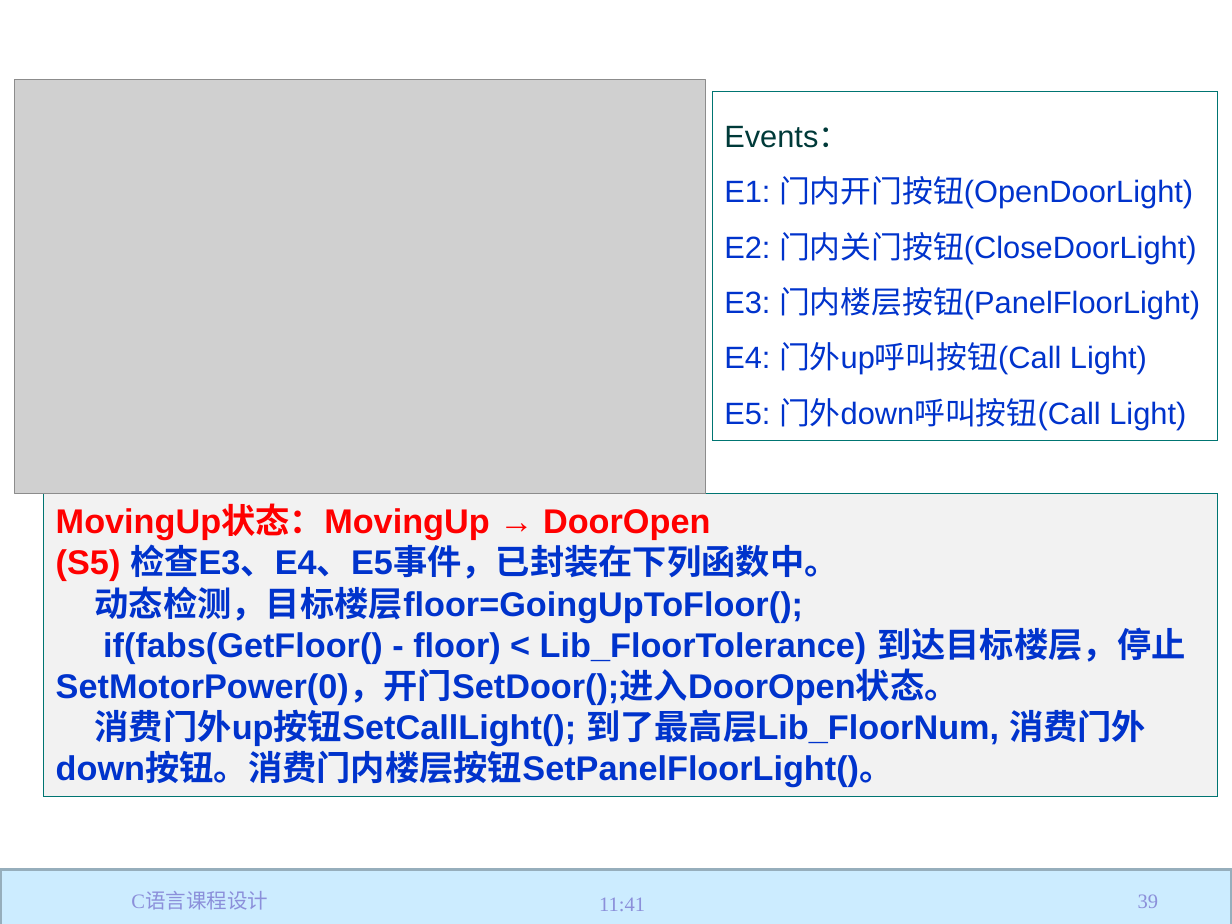
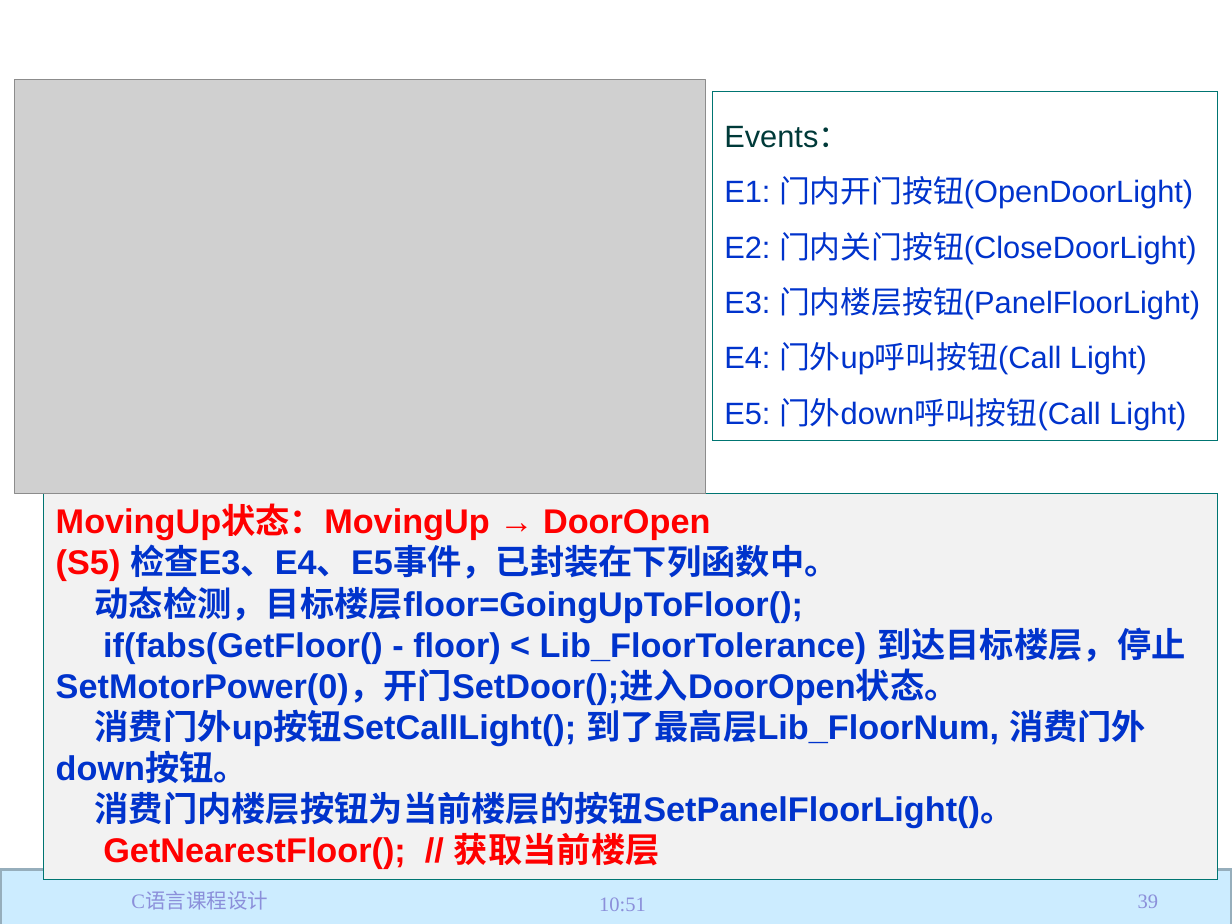
Before and after one commit to jtrfid/C-Repositories, a slide deck: slide 39 of 2017/C语言课程设计/C语言课程设计.pptx. Drawn at 1232x924 pixels with LibreOffice and Linux fonts; fonts in the diff are those of the drawing; grey boxes stand for pictures; background and template pictures are left out. Boxes give left, top, right and bottom in pixels: in the first picture for what was removed or moved away, otherwise in the second. Text is boxed around its words. In the diff, an @@ line names an element or a change of style, - is before the commit and + after.

```diff
--- a/2017/C语言课程设计/C语言课程设计.pptx
+++ b/2017/C语言课程设计/C语言课程设计.pptx
@@ rectangle "MovingUp状态：MovingUp → DoorOpen": place and size @@
-rectangle "MovingUp状态：MovingUp → DoorOpen" at [43,494,1217,797]
+rectangle "MovingUp状态：MovingUp → DoorOpen" at [43,494,1217,880]
@@ text in rectangle at [56,709,1146,869]: text changed @@
-消费门外up按钮SetCallLight(); 到了最高层Lib_FloorNum, 消费门外down按钮。消费门内楼层按钮SetPanelFloorLight()。
+消费门外up按钮SetCallLight(); 到了最高层Lib_FloorNum, 消费门外down按钮。
+消费门内楼层按钮为当前楼层的按钮SetPanelFloorLight()。
+GetNearestFloor(); // 获取当前楼层
@@ text at [599,897,646,911]: text changed @@
-11:41
+10:51
```
Also in this commit, not shown: 56 other slides changed, 4 other files.
